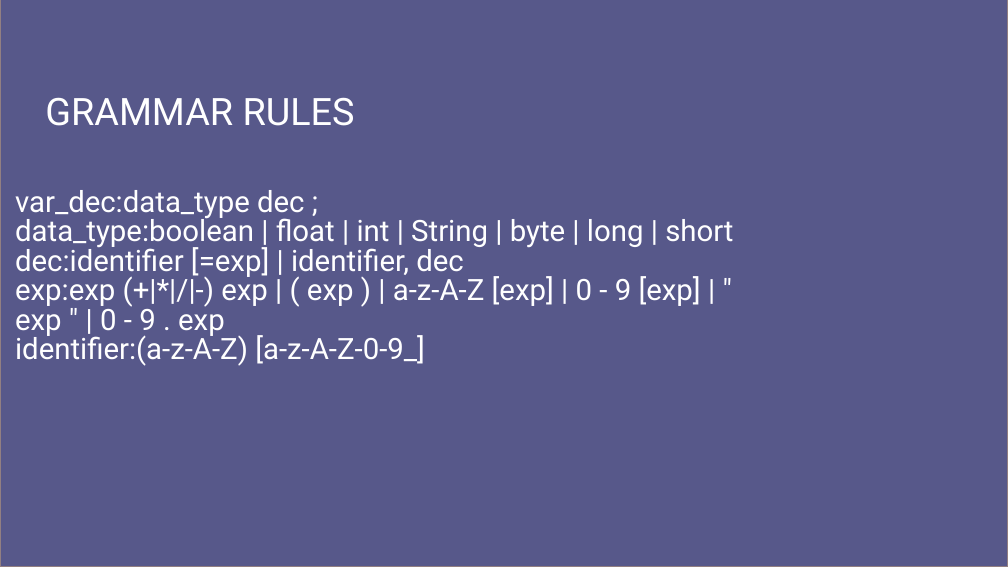
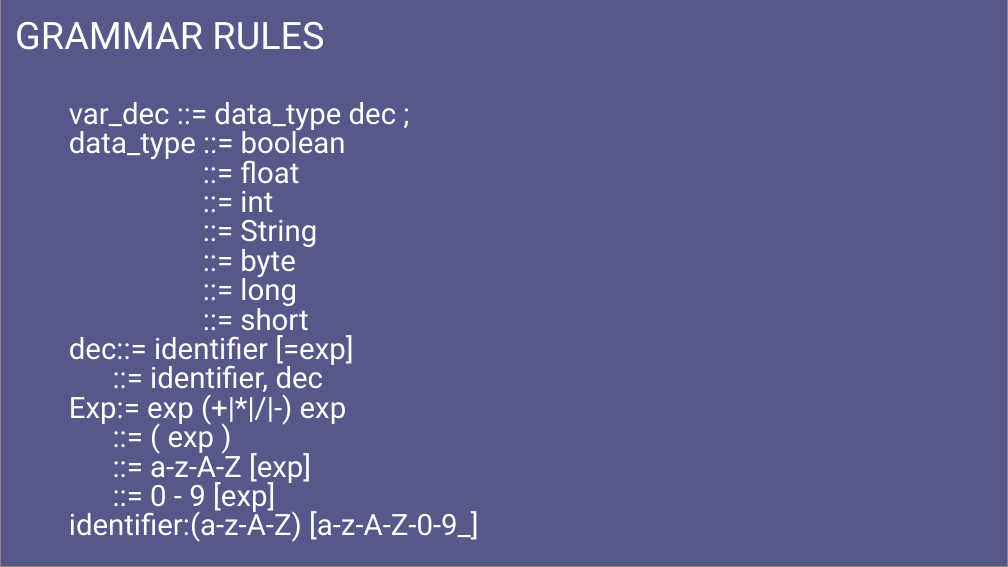
Before and after one commit to cristoph143/Programming-Languages, a slide deck: slide 3 of Programming Project.pptx (slide 2 before the commit). Drawn at 1008x567 pixels with LibreOffice and Linux fonts; fonts in the diff are those of the drawing; background and template pictures are left out; a plain dark background stands for a picture behind light text. Boxes give left, top, right and bottom in pixels: in the first picture for what was removed or moved away, otherwise in the second. Text is boxed around its words. In the diff, an @@ line names an element or a change of style, - is before the commit and + after.

```diff
--- a/Programming Project.pptx
+++ b/Programming Project.pptx
@@ title "GRAMMAR RULES": place and size @@
-title "GRAMMAR RULES" at box(45, 98, 355, 126)
+title "GRAMMAR RULES" at box(15, 22, 324, 50)
@@ text "var_dec ::= data_type dec ;": place and size @@
-text "var_dec ::= data_type dec ;" at box(15, 190, 733, 366)
+text "var_dec ::= data_type dec ;" at box(69, 102, 479, 542)
@@ text at box(69, 102, 396, 514): text changed @@
-var_dec:data_type dec ;
-data_type:boolean | float | int | String | byte | long | short
-dec:identifier [=exp] | identifier, dec
-exp:exp (+|*|/|-) exp | ( exp ) | a-z-A-Z [exp] | 0 - 9 [exp] | " exp " | 0 - 9 . exp
+var_dec ::= data_type dec ;
+data_type ::= boolean
+::= float
+::= int
+::= String
+::= byte
+::= long
+::= short
+dec::= identifier [=exp]
+::= identifier, dec
+Exp:= exp (+|*|/|-) exp
+::= ( exp )
+::= a-z-A-Z [exp]
+::= 0 - 9 [exp]
```
Also in this commit, not shown: 18 slides added, 2 slides removed, 1 other file.
